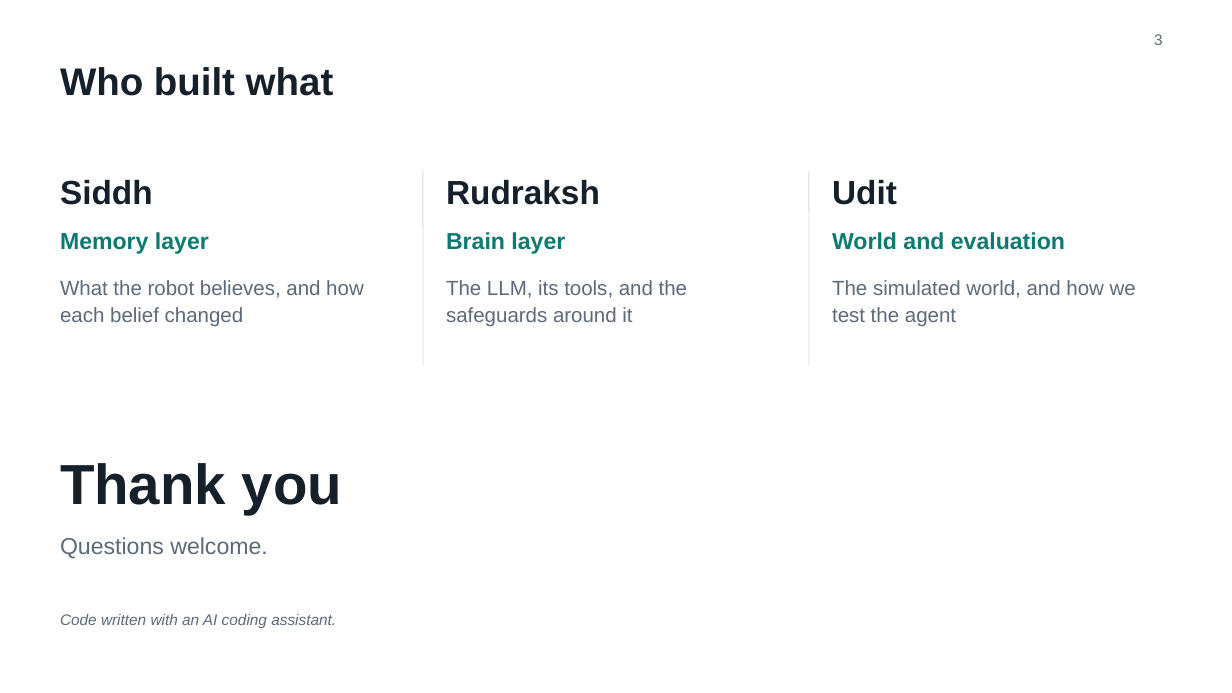
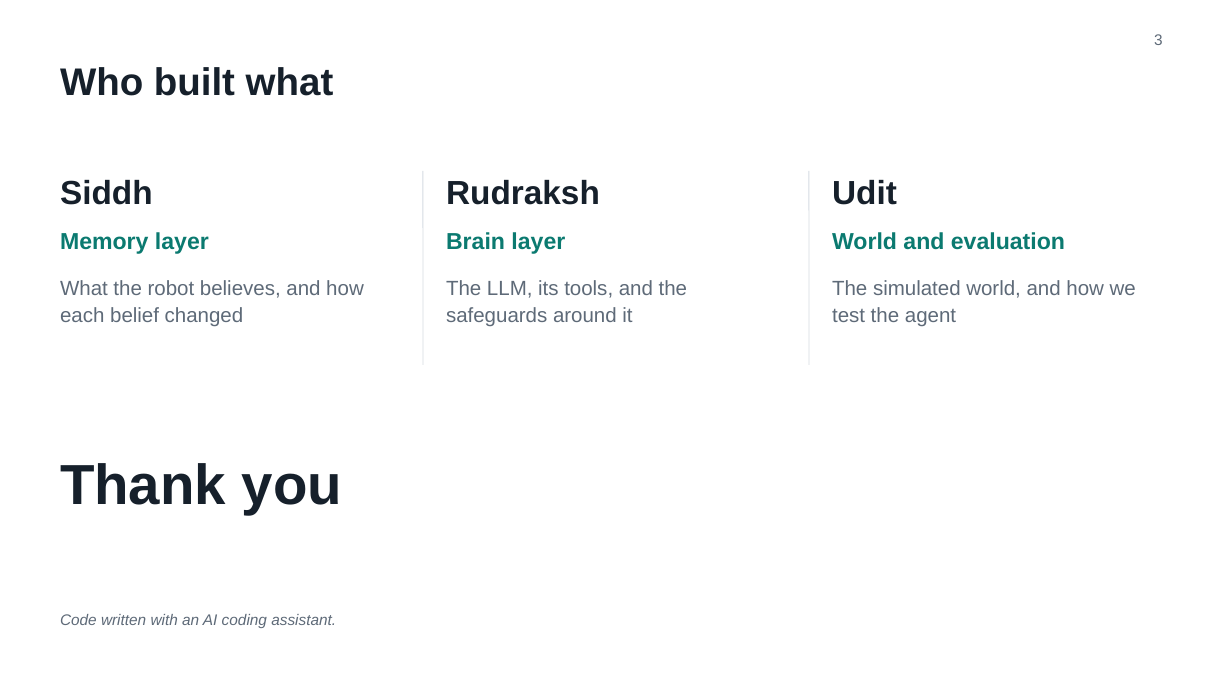
Before and after one commit to Sid-1806/I_Agent_AI_Project, a slide deck: slide 3 of I_Agent_FlashTalk.pptx. Drawn at 1232x693 pixels with LibreOffice and Linux fonts; fonts in the diff are those of the drawing. Boxes give left, top, right and bottom in pixels: in the first picture for what was removed or moved away, otherwise in the second. Text is boxed around its words. In the diff, an @@ line names an element or a change of style, - is before the commit and + after.

Commit message:
Deck: remove held-out line and 'Questions welcome'; brain layer in default style

```diff
--- a/I_Agent_FlashTalk.pptx
+++ b/I_Agent_FlashTalk.pptx
@@ text removed at (60, 537, 268, 559) @@
-Questions welcome.
```
Also in this commit, not shown: 2 other slides changed.
